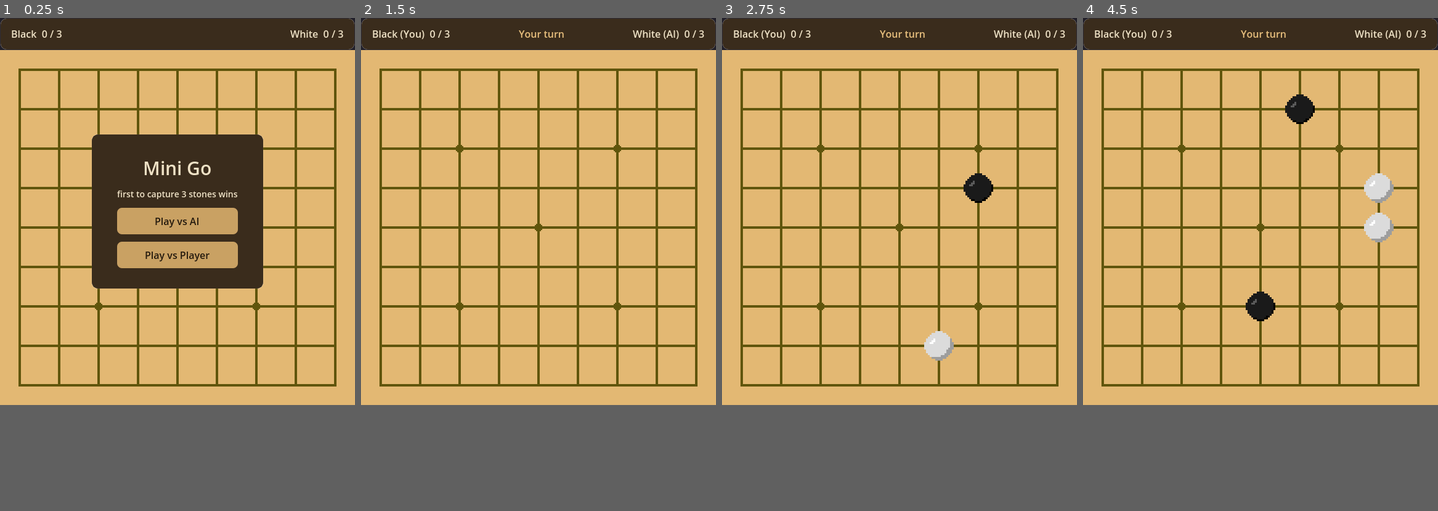
Above: before the commit, frames 1-4 (left to right).
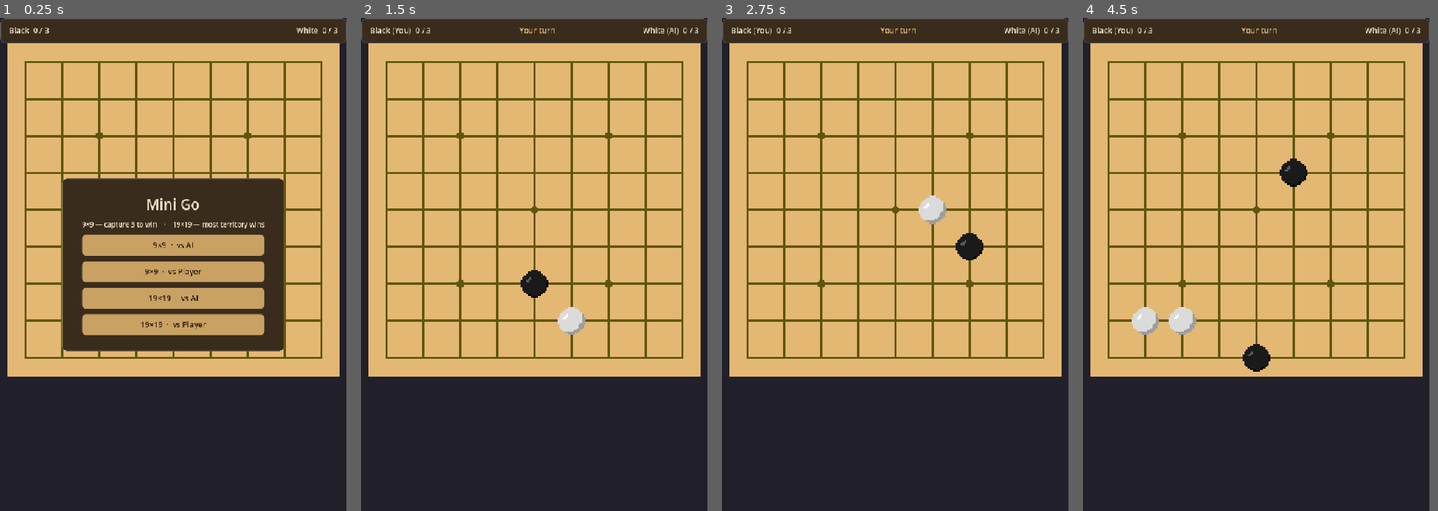
Above: after the commit, the same moments.

Repository: jxnhoongz/weiqi-gd
Game: Godot game, scene res://scenes/main.tscn
Two runs of this game, one before a commit and one after it. Both use one fixed random seed, a clock stepped at 60 frames per second and the inputs below.
Inputs (mouse positions are in pixels of both pictures, inside the frame that each line leads up to):
- Up to frame 1 (0.25 s): no input
- Up to frame 2 (1.5 s): click (538, 195) at 0.5 s, where only the run after the commit has a clickable "9×9 · vs AI"; click (538, 220) at 1.25 s, where only the run before the commit has a clickable "Play vs AI"
- Up to frame 3 (2.75 s): tap Enter at 2 s; move the mouse to (977, 190) at 2.02 s; tap R at 2.1 s; click (977, 190) at 2.17 s
- Up to frame 4 (4.5 s): tap Space at 2.75, 4.25 s; drag from (1189, 229) to (1242, 289) at 2.77 s; tap Enter at 3.5 s; move the mouse to (1296, 126) at 3.52 s; tap R at 3.6 s; click (1296, 126) at 3.67 s; drag from (1242, 289) to (1154, 151) at 4.27 s
In our replay, the window is 576x628 before the commit and 562x800 after it. These sizes can differ from the game's own. Grey fills any space a smaller window leaves; there, only what the larger window draws over its background counts as a difference.

The runs differ from the first frame. In frame 1, 38% of the frame differs, in the area x 0-100%, y 0-79%; in frame 2, 24%; in frame 3, 24%; in frame 4, 25%.

Commit message:
feat: 19x19 board + territory scoring mode + responsive board
- Menu: pick size (9/19) x mode (AI/Player); 9x9 = capture 3, 19x19 = territory
- Star points by formula (19x19 = lines 4/10/16), board scales to fill window
- 'Score 数子' button counts area; win panel shows territory result
- 19x19 vs AI uses MCTS territory objective
- Board re-fits on window resize (drag bigger -> board grows); window 720x1024
- Edge/19x19 capture tests (49/49)

Co-Authored-By: Claude <noreply@anthropic.com>

Diff:
--- a/project.godot
+++ b/project.godot
@@ -10,8 +10,10 @@
 
 [display]
 
-window/size/viewport_width=576
-window/size/viewport_height=628
+window/size/viewport_width=720
+window/size/viewport_height=1024
+window/stretch/mode="canvas_items"
+window/stretch/aspect="expand"
 
 [rendering]
 
--- a/scenes/main.tscn
+++ b/scenes/main.tscn
@@ -18,6 +18,8 @@
 anchors_preset = 15
 anchor_right = 1.0
 anchor_bottom = 1.0
+grow_horizontal = 2
+grow_vertical = 2
 mouse_filter = 2
 
 [node name="TopBar" type="PanelContainer" parent="HUD/UIRoot"]
@@ -62,6 +64,11 @@
 layout_mode = 2
 theme_override_font_sizes/font_size = 16
 text = "White  0 / 3"
+
+[node name="ScoreButton" type="Button" parent="HUD/UIRoot/TopBar/Margin/Row"]
+visible = false
+layout_mode = 2
+text = "Score 数子"
 
 [node name="WinOverlay" type="CenterContainer" parent="HUD/UIRoot"]
 visible = false
@@ -141,13 +148,21 @@
 [node name="SubLabel" type="Label" parent="HUD/UIRoot/MenuOverlay/MenuPanel/MenuMargin/MenuBox"]
 layout_mode = 2
 theme_override_font_sizes/font_size = 14
-text = "first to capture 3 stones wins"
+text = "9×9 — capture 3 to win    ·    19×19 — most territory wins"
 horizontal_alignment = 1
 
-[node name="PlayAiButton" type="Button" parent="HUD/UIRoot/MenuOverlay/MenuPanel/MenuMargin/MenuBox"]
+[node name="Btn9AI" type="Button" parent="HUD/UIRoot/MenuOverlay/MenuPanel/MenuMargin/MenuBox"]
 layout_mode = 2
-text = "Play vs AI"
+text = "9×9  ·  vs AI"
 
-[node name="PlayPvpButton" type="Button" parent="HUD/UIRoot/MenuOverlay/MenuPanel/MenuMargin/MenuBox"]
+[node name="Btn9Pvp" type="Button" parent="HUD/UIRoot/MenuOverlay/MenuPanel/MenuMargin/MenuBox"]
 layout_mode = 2
-text = "Play vs Player"
+text = "9×9  ·  vs Player"
+
+[node name="Btn19AI" type="Button" parent="HUD/UIRoot/MenuOverlay/MenuPanel/MenuMargin/MenuBox"]
+layout_mode = 2
+text = "19×19  ·  vs AI"
+
+[node name="Btn19Pvp" type="Button" parent="HUD/UIRoot/MenuOverlay/MenuPanel/MenuMargin/MenuBox"]
+layout_mode = 2
+text = "19×19  ·  vs Player"
--- a/scripts/view/board_renderer.gd
+++ b/scripts/view/board_renderer.gd
@@ -11,8 +11,15 @@
 const TILE_PX := 32
 const STONE_SCALE := 1.5
 
-## First player to capture this many stones wins (提3子).
+## First player to capture this many stones wins on 9x9 (提3子).
 const WIN_CAPTURES := 3
+## 19x19 is territory mode; this many MCTS iterations per AI move (kept low —
+## GDScript on a full board is slow, so this trades strength for responsiveness).
+const MCTS_TERR_ITERS := 40
+## Pixels reserved at the top for the wood info strip.
+const STRIP_PX := 52
+## Horizontal margin on each side of the board.
+const BOARD_MARGIN := 14
 
 ## In vs-AI mode the human plays Black (moves first); the AI plays White.
 const HUMAN_COLOR := BoardState.Point.BLACK
@@ -37,11 +44,6 @@
 const STONE_REGION_WHITE := Rect2(32, 96, 32, 32)
 const STONE_REGION_BLACK := Rect2(64, 96, 32, 32)
 
-# 9x9 star points (0-indexed): the four 3-3 points and the center (天元).
-const STAR_POINTS: Array[Vector2i] = [
-	Vector2i(2, 2), Vector2i(6, 2), Vector2i(2, 6), Vector2i(6, 6), Vector2i(4, 4),
-]
-
 const BOARD_TEXTURE_PATH := "res://assets/themes/kaya/go-board.png"
 const SNAP_SFX_PATH := "res://assets/audio/snap.mp3"
 
@@ -52,21 +54,25 @@
 @onready var black_label: Label = $HUD/UIRoot/TopBar/Margin/Row/BlackLabel
 @onready var turn_label: Label = $HUD/UIRoot/TopBar/Margin/Row/TurnLabel
 @onready var white_label: Label = $HUD/UIRoot/TopBar/Margin/Row/WhiteLabel
+@onready var score_button: Button = $HUD/UIRoot/TopBar/Margin/Row/ScoreButton
 # Win panel
 @onready var win_overlay: CenterContainer = $HUD/UIRoot/WinOverlay
 @onready var result_label: Label = $HUD/UIRoot/WinOverlay/WinPanel/WinMargin/WinBox/ResultLabel
 @onready var score_label: Label = $HUD/UIRoot/WinOverlay/WinPanel/WinMargin/WinBox/ScoreLabel
 @onready var restart_button: Button = $HUD/UIRoot/WinOverlay/WinPanel/WinMargin/WinBox/RestartButton
 @onready var menu_button: Button = $HUD/UIRoot/WinOverlay/WinPanel/WinMargin/WinBox/MenuButton
-# Title menu
+# Title menu (size × mode)
 @onready var menu_overlay: CenterContainer = $HUD/UIRoot/MenuOverlay
-@onready var play_ai_button: Button = $HUD/UIRoot/MenuOverlay/MenuPanel/MenuMargin/MenuBox/PlayAiButton
-@onready var play_pvp_button: Button = $HUD/UIRoot/MenuOverlay/MenuPanel/MenuMargin/MenuBox/PlayPvpButton
+@onready var btn_9_ai: Button = $HUD/UIRoot/MenuOverlay/MenuPanel/MenuMargin/MenuBox/Btn9AI
+@onready var btn_9_pvp: Button = $HUD/UIRoot/MenuOverlay/MenuPanel/MenuMargin/MenuBox/Btn9Pvp
+@onready var btn_19_ai: Button = $HUD/UIRoot/MenuOverlay/MenuPanel/MenuMargin/MenuBox/Btn19AI
+@onready var btn_19_pvp: Button = $HUD/UIRoot/MenuOverlay/MenuPanel/MenuMargin/MenuBox/Btn19Pvp
 
 var _texture: Texture2D
 var _snap_player: AudioStreamPlayer  # plays the "snap" sfx on stone placement
 var _state: BoardState
 var _board_size: int = BoardState.DEFAULT_SIZE
+var _stars: Dictionary = {}  # set of star-point coords for the current size
 var _current_color: int = BoardState.Point.BLACK
 var _mode: int = Mode.NONE
 # Board position just before the last move — what a ko (打劫) recapture would recreate.
@@ -83,7 +89,9 @@
 		push_error("Failed to load board texture: %s" % BOARD_TEXTURE_PATH)
 		return
 	board_layer.tile_set = TilesetBuilder.build(_texture)
-	_paint_board()
+	# Re-fit the board whenever the window is resized.
+	get_viewport().size_changed.connect(_rescale_board)
+	_apply_board_size(BoardState.DEFAULT_SIZE)
 	# Audio: a non-positional player for the stone-placement "snap".
 	_snap_player = AudioStreamPlayer.new()
 	_snap_player.stream = load(SNAP_SFX_PATH)
@@ -91,9 +99,12 @@
 	ui_root.theme = _build_ui_theme()
 	# Gold accent for the turn indicator (overrides the cream Label colour).
 	turn_label.add_theme_color_override("font_color", Color(0.91, 0.75, 0.49))
-	# Wire the buttons' `pressed` signals to handler functions.
-	play_ai_button.pressed.connect(func() -> void: _start_game(Mode.VS_AI))
-	play_pvp_button.pressed.connect(func() -> void: _start_game(Mode.VS_PLAYER))
+	# Wire the menu / score / win buttons.
+	btn_9_ai.pressed.connect(func() -> void: _start_game(Mode.VS_AI, 9))
+	btn_9_pvp.pressed.connect(func() -> void: _start_game(Mode.VS_PLAYER, 9))
+	btn_19_ai.pressed.connect(func() -> void: _start_game(Mode.VS_AI, 19))
+	btn_19_pvp.pressed.connect(func() -> void: _start_game(Mode.VS_PLAYER, 19))
+	score_button.pressed.connect(_on_score_pressed)
 	restart_button.pressed.connect(_on_restart_pressed)
 	menu_button.pressed.connect(_show_menu)
 	_show_menu()
@@ -106,7 +117,7 @@
 			board_layer.set_cell(Vector2i(x, y), SOURCE_ID, _board_tile(x, y))
 
 func _board_tile(x: int, y: int) -> Vector2i:
-	if Vector2i(x, y) in STAR_POINTS:
+	if _stars.has(Vector2i(x, y)):
 		return TILE_STAR
 	var last := _board_size - 1
 	var left := x == 0
@@ -131,6 +142,44 @@
 		return TILE_R
 	return TILE_C
 
+## Star points (星位) for a board size, 0-indexed. 9x9 marks the 4 corners + 天元;
+## 19x19 marks all nine (lines 4/10/16). Other sizes: just the centre.
+func _star_points(size: int) -> Array:
+	if size == 19:
+		var pts: Array = []
+		for ay in [3, 9, 15]:
+			for ax in [3, 9, 15]:
+				pts.append(Vector2i(ax, ay))
+		return pts
+	if size == 9:
+		return [Vector2i(2, 2), Vector2i(6, 2), Vector2i(2, 6), Vector2i(6, 6), Vector2i(4, 4)]
+	@warning_ignore("integer_division")
+	return [Vector2i(size / 2, size / 2)]
+
+## Set the board size: rescale/position the board to fit under the strip, cache
+## its star points, and repaint the grid.
+func _apply_board_size(size: int) -> void:
+	_board_size = size
+	_stars = {}
+	for p in _star_points(size):
+		_stars[p] = true
+	board_layer.clear()
+	_paint_board()
+	_rescale_board()
+
+## Fit the board to the current window: as large as possible within the space
+## below the strip, centred horizontally. Re-run whenever the window resizes, so
+## you can drag the window bigger and the board grows with it. Stone sprites are
+## children of the Board node, so they rescale automatically.
+func _rescale_board() -> void:
+	var win := get_viewport_rect().size
+	var avail_w := win.x - 2.0 * BOARD_MARGIN
+	var avail_h := win.y - STRIP_PX - BOARD_MARGIN
+	var board_px := _board_size * TILE_PX
+	var s := minf(avail_w, avail_h) / float(board_px)
+	scale = Vector2(s, s)
+	position = Vector2((win.x - board_px * s) / 2.0, STRIP_PX)
+
 ## Which pixel rectangle of the atlas holds the stone for `color`.
 static func stone_region(color: int) -> Rect2:
 	return STONE_REGION_BLACK if color == BoardState.Point.BLACK else STONE_REGION_WHITE
@@ -144,7 +193,9 @@
 	win_overlay.visible = false
 	_update_status()
 
-func _start_game(mode: int) -> void:
+func _start_game(mode: int, size: int) -> void:
+	if size != _board_size:
+		_apply_board_size(size)
 	_reset_board_state()
 	_mode = mode
 	menu_overlay.visible = false
@@ -152,13 +203,17 @@
 	_update_status()
 
 func _on_restart_pressed() -> void:
-	_start_game(_mode)  # replay the same mode
+	_start_game(_mode, _board_size)  # replay the same mode + size
+
+## True for the territory win condition (19x19); false for the 9x9 capture race.
+func _is_territory() -> bool:
+	return _board_size >= 19
 
 func _reset_board_state() -> void:
 	for key in _stone_sprites.keys():
 		_stone_sprites[key].queue_free()
 	_stone_sprites.clear()
-	_state = BoardState.empty()
+	_state = BoardState.empty(_board_size)
 	_prev_state = null
 	_current_color = BoardState.Point.BLACK
 	_captures = {BoardState.Point.BLACK: 0, BoardState.Point.WHITE: 0}
@@ -184,9 +239,16 @@
 func _ai_turn() -> void:
 	if _mode != Mode.VS_AI or _game_over or _current_color != AI_COLOR:
 		return
-	var mv := HeuristicAI.choose_move(_state, AI_COLOR, _prev_state)
-	if mv == HeuristicAI.NO_MOVE:
-		return  # no legal move for the AI; rare on 9x9
+	var mv: Vector2i
+	if _is_territory():
+		# 19x19: Monte Carlo Tree Search with the territory objective (slow — see note).
+		mv = MctsAI.choose_move(_state, AI_COLOR, _captures[BoardState.Point.BLACK],
+			_captures[BoardState.Point.WHITE], _prev_state, MCTS_TERR_ITERS, true)
+	else:
+		# 9x9: fast tactical heuristic for the capture race.
+		mv = HeuristicAI.choose_move(_state, AI_COLOR, _prev_state)
+	if mv == Vector2i(-1, -1):
+		return  # no legal move for the AI
 	_apply_move(mv.x, mv.y, AI_COLOR)
 
 ## Applies a move for `color` if legal. Returns true if a stone was placed.
@@ -208,12 +270,21 @@
 		_remove_stone_sprite(c.x, c.y)
 	_captures[color] += captured.size()
 	_prev_state = position_before_move
-	if _captures[color] >= WIN_CAPTURES:
+	# 9x9 ends automatically at 3 captures; 19x19 (territory) ends only when the
+	# player presses "Score".
+	if not _is_territory() and _captures[color] >= WIN_CAPTURES:
 		_game_over = true
 	else:
 		_current_color = _opponent(color)
 	_update_status()
 	return true
+
+## Player pressed "Score" (territory mode): end the game and count area.
+func _on_score_pressed() -> void:
+	if _mode == Mode.NONE or _game_over:
+		return
+	_game_over = true
+	_update_status()
 
 func _opponent(color: int) -> int:
 	return BoardState.Point.WHITE if color == BoardState.Point.BLACK else BoardState.Point.BLACK
@@ -226,20 +297,35 @@
 	var b: int = _captures[BoardState.Point.BLACK]
 	var w: int = _captures[BoardState.Point.WHITE]
 	var vs_ai := _mode == Mode.VS_AI
+	var territory := _is_territory()
 	var black_name := "Black (You)" if vs_ai else "Black"
 	var white_name := "White (AI)" if vs_ai else "White"
-	black_label.text = "%s  %d / %d" % [black_name, b, WIN_CAPTURES]
-	white_label.text = "%s  %d / %d" % [white_name, w, WIN_CAPTURES]
+	if territory:
+		black_label.text = black_name
+		white_label.text = white_name
+	else:
+		black_label.text = "%s  %d / %d" % [black_name, b, WIN_CAPTURES]
+		white_label.text = "%s  %d / %d" % [white_name, w, WIN_CAPTURES]
+	score_button.visible = territory and _mode != Mode.NONE and not _game_over
+
 	if _game_over:
 		turn_label.text = "Game over"
-		var black_won := b >= WIN_CAPTURES
-		if vs_ai:
-			result_label.text = "You win! 提3子" if black_won else "AI wins! 提3子"
+		win_overlay.visible = true
+		if territory:
+			var a := Scoring.area(_state)
+			var ba: int = a["black"]
+			var wa: int = a["white"]
+			result_label.text = _territory_result_text(ba, wa, vs_ai)
+			score_label.text = "Black %d · White %d   (area)" % [ba, wa]
 		else:
-			result_label.text = "Black wins! 提3子" if black_won else "White wins! 提3子"
-		score_label.text = "Black %d · White %d" % [b, w]
-		win_overlay.visible = true
-		return
+			var black_won := b >= WIN_CAPTURES
+			if vs_ai:
+				result_label.text = "You win! 提3子" if black_won else "AI wins! 提3子"
+			else:
+				result_label.text = "Black wins! 提3子" if black_won else "White wins! 提3子"
+			score_label.text = "Black %d · White %d" % [b, w]
+		return
+
 	win_overlay.visible = false
 	if _mode == Mode.NONE:
 		turn_label.text = ""
@@ -247,6 +333,14 @@
 		turn_label.text = "Your turn" if _current_color == HUMAN_COLOR else "AI to move"
 	else:
 		turn_label.text = "Black to move" if _current_color == BoardState.Point.BLACK else "White to move"
+
+func _territory_result_text(ba: int, wa: int, vs_ai: bool) -> String:
+	if ba == wa:
+		return "Tie — equal territory"
+	var black_more := ba > wa
+	if vs_ai:
+		return "You win by territory!" if black_more else "AI wins by territory"
+	return "Black wins by territory!" if black_more else "White wins by territory!"
 
 # --- Stones (sprites) -------------------------------------------------------
 
--- a/tests/test_go_rules.gd
+++ b/tests/test_go_rules.gd
@@ -119,3 +119,31 @@
 	var result := GoRules.place(_b(), 4, 4, BLACK)
 	assert_true(result["ok"])
 	assert_eq(result["reason"], "")
+
+func test_captures_a_bottom_edge_group_on_19x19() -> void:
+	# A 3-stone white group along the bottom edge of a 19x19 board, surrounded by
+	# black on every liberty except (8,18); Black plays (8,18) -> all 3 captured.
+	var s := BoardState.empty(19)
+	s = s.with_point(5, 18, WHITE)
+	s = s.with_point(6, 18, WHITE)
+	s = s.with_point(7, 18, WHITE)
+	s = s.with_point(4, 18, BLACK)
+	s = s.with_point(5, 17, BLACK)
+	s = s.with_point(6, 17, BLACK)
+	s = s.with_point(7, 17, BLACK)
+	var result := GoRules.place(s, 8, 18, BLACK)
+	assert_eq(result["captured"].size(), 3, "the whole bottom-edge group should die at once")
+
+func test_adjacent_white_with_its_own_liberty_survives() -> void:
+	# A (5,18)-(6,18) white group, plus a SEPARATE white at (8,18). Capturing the
+	# 2-stone group must NOT remove the separate stone (it still has liberties).
+	var s := BoardState.empty(19)
+	s = s.with_point(5, 18, WHITE)
+	s = s.with_point(6, 18, WHITE)
+	s = s.with_point(8, 18, WHITE)
+	s = s.with_point(4, 18, BLACK)
+	s = s.with_point(5, 17, BLACK)
+	s = s.with_point(6, 17, BLACK)
+	var result := GoRules.place(s, 7, 18, BLACK)
+	assert_eq(result["captured"].size(), 2, "only the surrounded group dies")
+	assert_eq(result["state"].get_point(8, 18), WHITE, "separate stone with a liberty survives")
Not shown, added: docs/references/README.md
